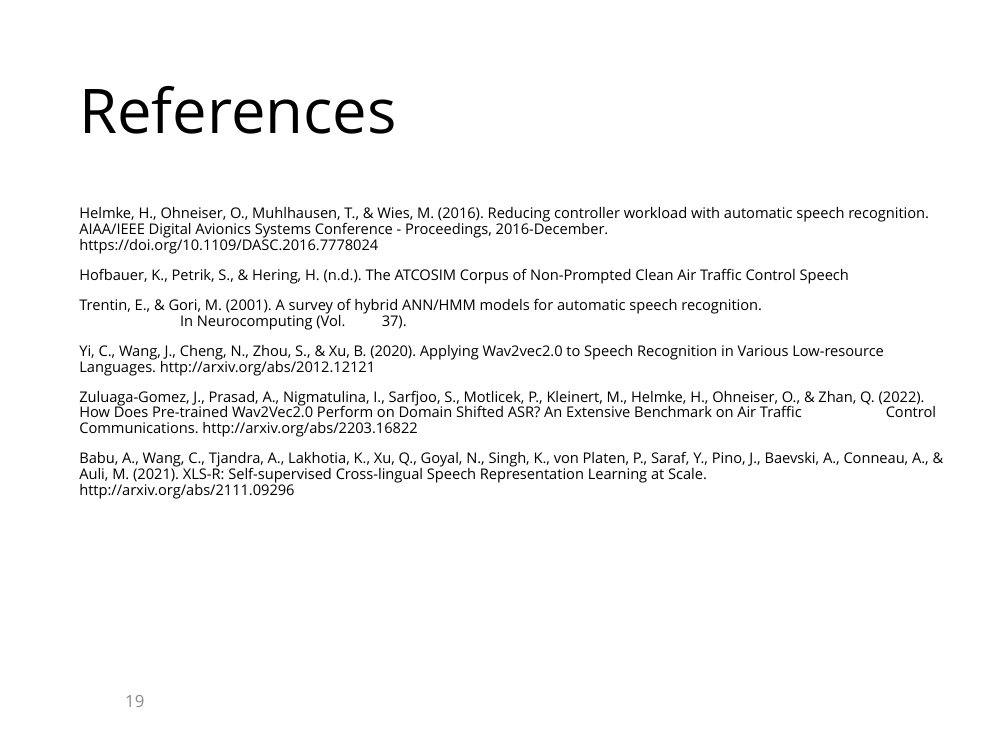
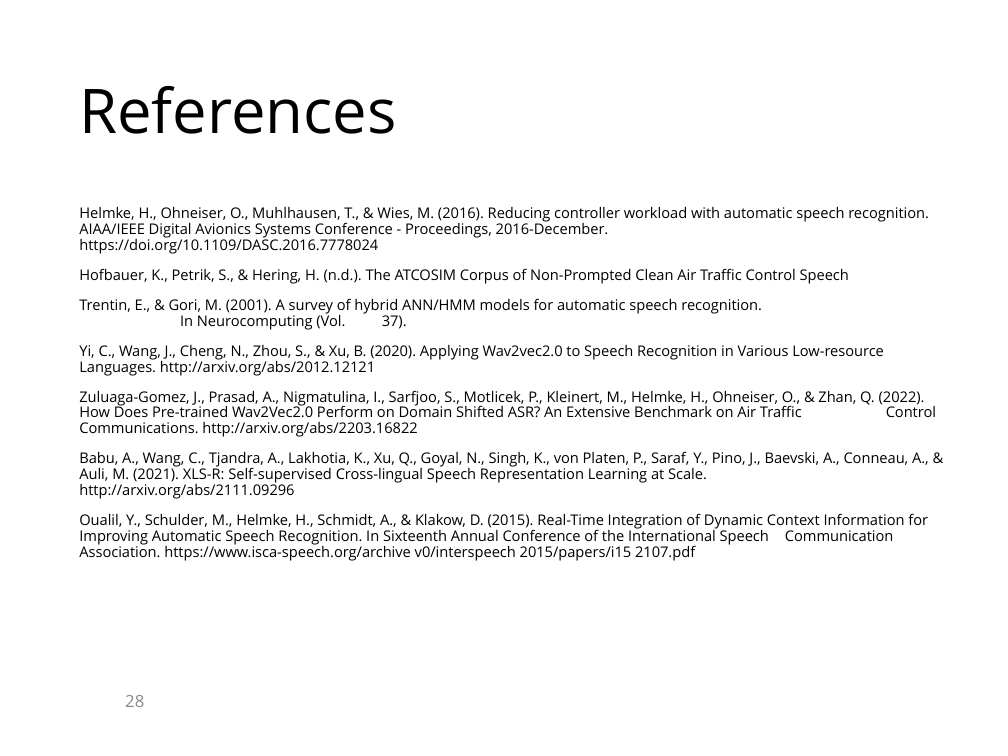
Before and after one commit to KaranChand/ATC, a slide deck: slide 28 of Thesis presentation ATC.pptx (slide 19 before the commit). Drawn at 1008x756 pixels with LibreOffice and Linux fonts; fonts in the diff are those of the drawing; background and template pictures are left out. Boxes give left, top, right and bottom in pixels: in the first picture for what was removed or moved away, otherwise in the second. Text is boxed around its words. In the diff, an @@ line names an element or a change of style, - is before the commit and + after.

Commit message:
updated presentation

```diff
--- a/Thesis presentation ATC.pptx
+++ b/Thesis presentation ATC.pptx
@@ text at box(79, 513, 928, 561): paragraph added @@
+Oualil, Y., Schulder, M., Helmke, H., Schmidt, A., & Klakow, D. (2015). Real-Time Integration of Dynamic Context Information for Improving Automatic Speech Recognition. In Sixteenth Annual Conference of the International Speech Communication Association. https://www.isca-speech.org/archive v0/interspeech 2015/papers/i15 2107.pdf
@@ page number at box(125, 695, 144, 707): text changed @@
-19
+28
```
Also in this commit, not shown: 1 other slide changed, 10 slides added, 1 slide removed.
